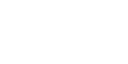
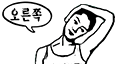
Before/after of a 128x64 layered artwork. What changed in the layer stack:
added group "오른쪽" (1st of 3) with 3 layers above "중앙" over [2, 1, 115, 64]
added layer "중앙 복사 3" in group "오른쪽" over [10, 7, 42, 22]
added layer "thumb_l_D627AA32A1AFB4C8B80B56F7BC850488 복사 6" in group "오른쪽" over [2, 1, 53, 33]
showed "레이어 6 복사", moved it into group "오른쪽" over [34, 4, 115, 64]
